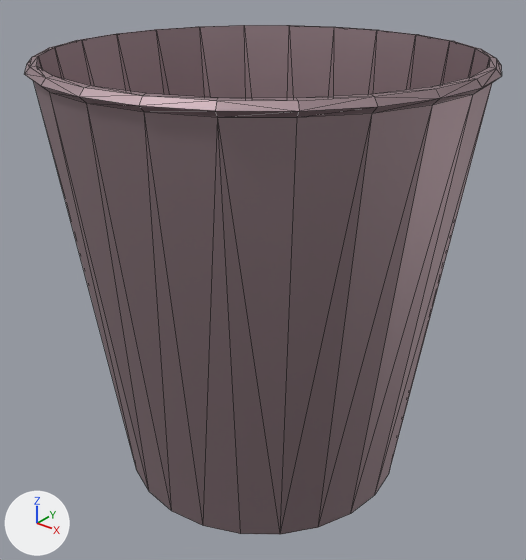
What one commit did to the FBX model Assets/Modelos 3D/Inferno/Balde de lixo.fbx.
The view is the same before and after, from a 50 mm camera at (0.491, -0.614, 0.62) aimed at (0.003, -0.004, 0.242). The axes (+X, +Y, +Z) are drawn at lower left. The lights are the same throughout. Mesh edges are drawn as thin lines.

The first picture shows 'Balde de lixo'.
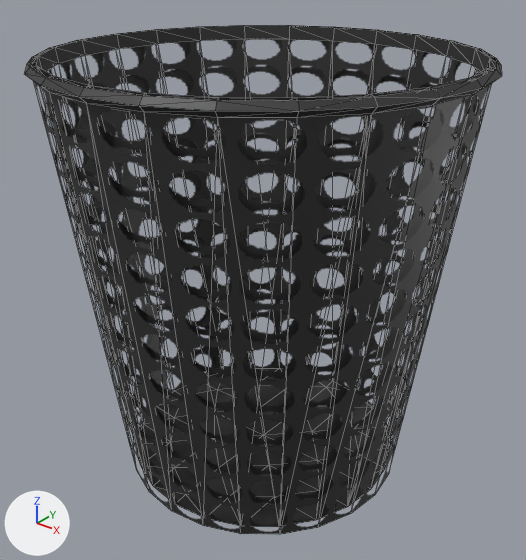
Where the newer file only moved an object's origin or applied its transform, the numbers keep the older frame.

Where the change shows, as pixel boxes (x1, y1, x2, y2) in the pictures (526 x 560 px):
part 1 of me_cylinder_002, built on
    before: (37, 25, 490, 98)
    after: (37, 25, 490, 527)
part 2 of me_cylinder_002, recoloured (grey to black)
    both: (25, 28, 502, 534)

Diff of the bpy script that builds the scene:
```diff
--- a/Assets/Modelos 3D/Inferno/Balde de lixo.fbx.py
+++ b/Assets/Modelos 3D/Inferno/Balde de lixo.fbx.py
@@ img_caixote_de_lixo_png @@
+img_caixote_de_lixo_png = load_image('caixote de lixo.png', '_unpacked/caixote_de_lixo.png', 32, 32, 'sRGB')
@@ mat_caixote_de_lixo @@
+mat_caixote_de_lixo = principled_material('Caixote de lixo')
+mat_caixote_de_lixo.texture = img_caixote_de_lixo_png  # with its transparency
@@ me_cylinder_002 @@
 # used by ob_balde_de_lixo; location = (0.0, 0.0, 0.0)
-me_cylinder_002.from_pydata(...)  # 169 vertices, 312 faces; spans x -0.24..0.24, y -0.24..0.24, z 0.004..0.503
+me_cylinder_002.from_pydata(...)  # 193 vertices, 360 faces; spans x -0.24..0.24, y -0.24..0.24, z 0.004..0.503
+# me_cylinder_002 part 1
+# 48 faces are deleted
+# 24 vertices are added at x -0.226..0.226, y -0.226..0.226, z 0.486
+# 96 new faces join them
+# me_cylinder_002 part 2: 264 faces spanning x -0.24..0.24, y -0.24..0.24, z 0.004..0.503 switch from mat_material_001 (grey #b19ba1) to mat_caixote_de_lixo (picture img_caixote_de_lixo_png)
```
